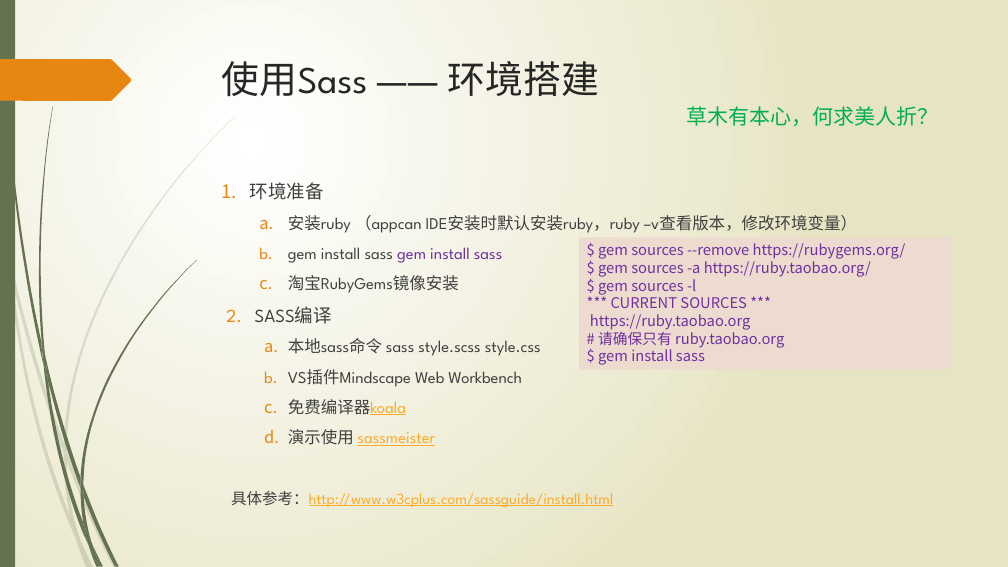
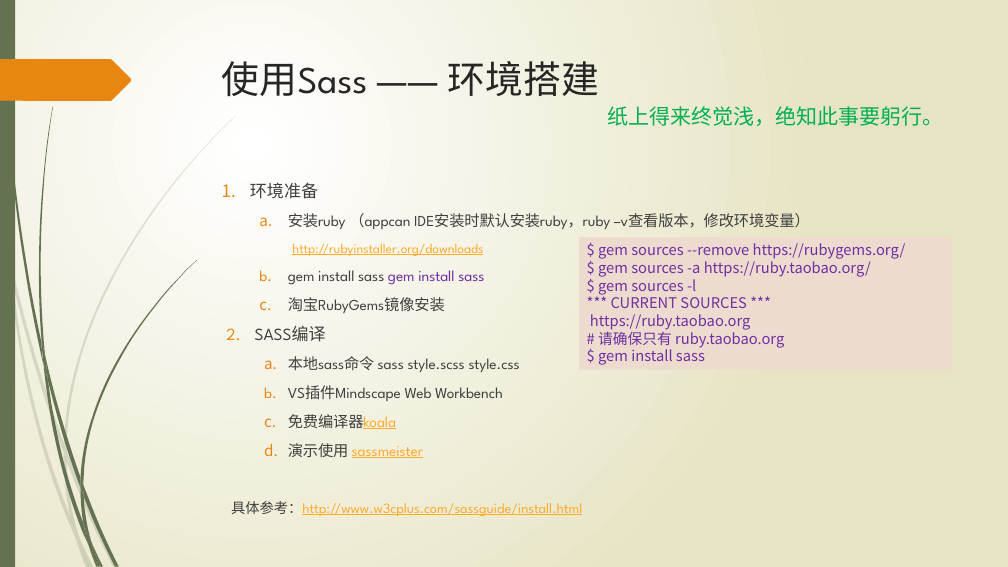
Before and after one commit to wangweihui/sassdemo, a slide deck: slide 6 of SASS愈行愈远.pptx. Drawn at 1008x567 pixels with LibreOffice and Linux fonts; fonts in the diff are those of the drawing. Boxes give left, top, right and bottom in pixels: in the first picture for what was removed or moved away, otherwise in the second. Text is boxed around its words. In the diff, an @@ line names an element or a change of style, - is before the commit and + after.

```diff
--- a/SASS愈行愈远.pptx
+++ b/SASS愈行愈远.pptx
@@ text at (x1=607, y1=106, x2=944, y2=126): text changed @@
-草木有本心，何求美人折？
+纸上得来终觉浅，绝知此事要躬行。
@@ text at (x1=231, y1=182, x2=810, y2=516): size 17.6 to 16.1 pt in "环境准备", "SASS编译"; size 15.7 to 14.4 pt in "安装ruby （appcan IDE安装时默认安装ruby，ruby –v查看版本，修改环境变量）", "gem install sass gem install sass", "淘宝RubyGems镜像安装", "本地sass命令 sass style.scss style.css" and 3 more places; size 14.8 to 13.6 pt in "具体参考：http://www.w3cplus.com/sassguide/install.html" @@
@@ text at (x1=292, y1=244, x2=483, y2=256): paragraph added @@
+    http://rubyinstaller.org/downloads
```
Also in this commit, not shown: 4 other files.
